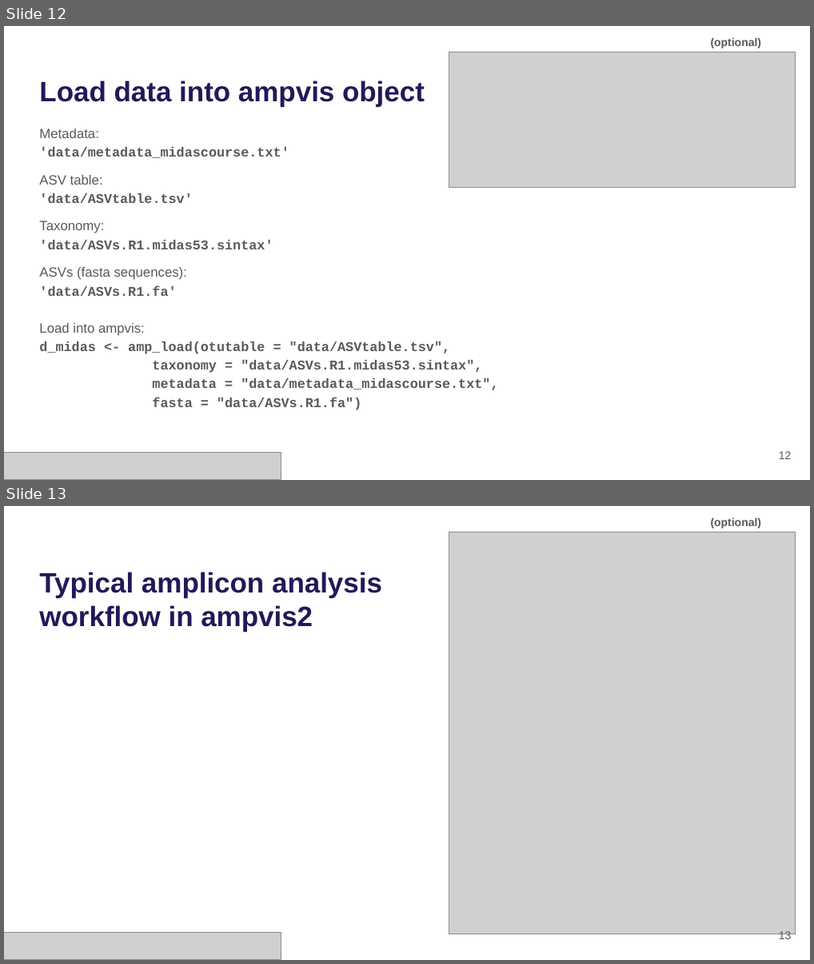
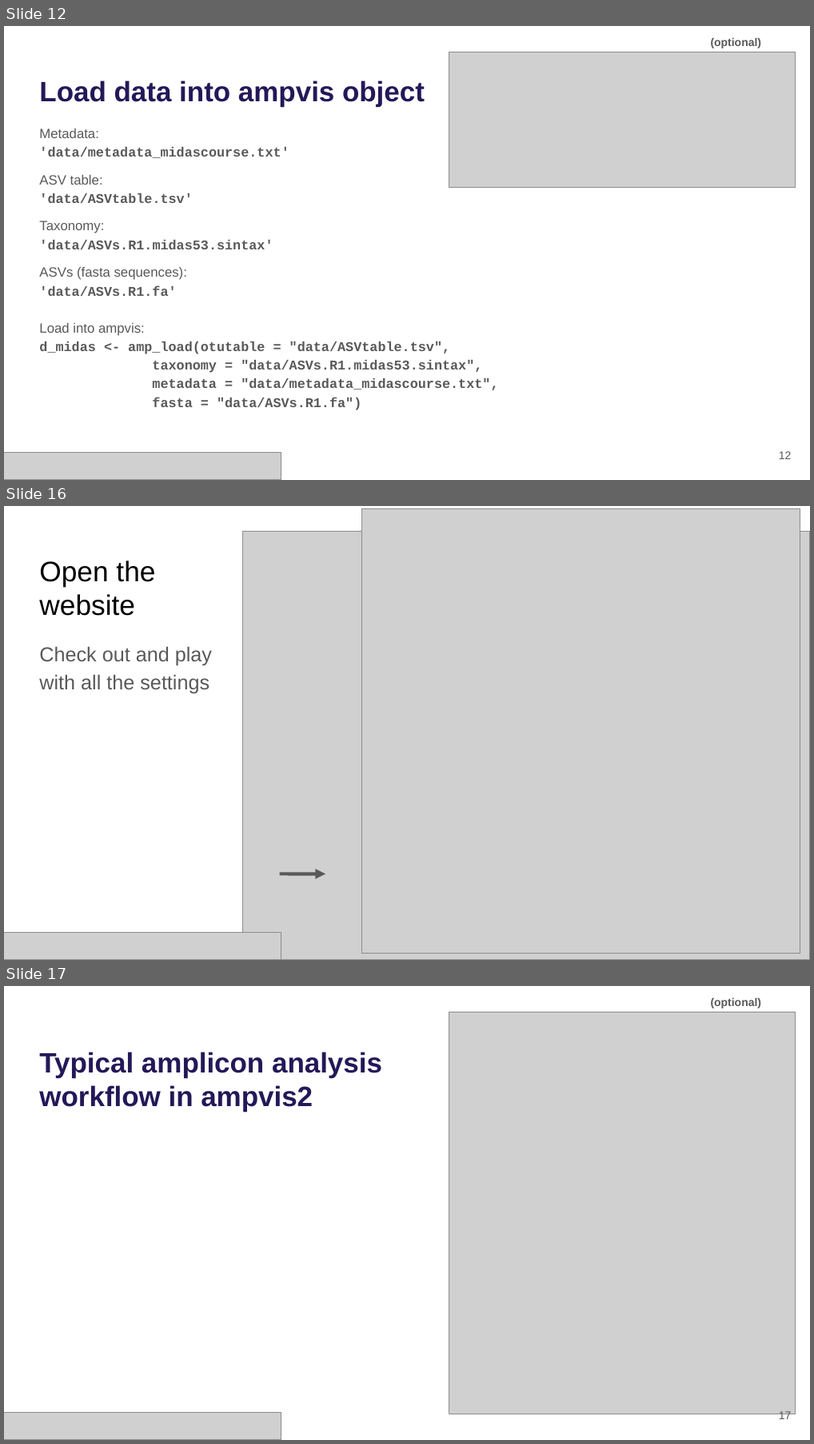
Before and after one commit to mpeces/MiDAS_course_2025, a slide deck: presentations/Hands-on_Setup.pptx. Shown one above the other, each under a label of ours: slides 12 and 13 before the commit, slides 12, 16 and 17 after it; the slides between them are not shown. The pictures are 814x964 and 814x1444 pixels, drawn with LibreOffice and Linux fonts; fonts in the diff are those of the drawing; grey boxes stand for pictures. Boxes give left, top, right and bottom in pixels: in the first picture for what was removed or moved away, otherwise in the second. Text is boxed around its words. In the diff, an @@ line names an element or a change of style, - is before the commit and + after.

```diff
--- a/presentations/Hands-on_Setup.pptx
+++ b/presentations/Hands-on_Setup.pptx
@@ slide 16 added at [4,506,810,960], background #FFFFFF @@
@@ picture added at [362,509,801,953] @@
@@ picture added at [242,531,810,959] @@
@@ title added at [39,560,155,616], 25.2 pt, text #000000 @@
+Open the website
@@ text added at [39,646,212,693], 18 pt, text #595959 @@
+Check out and play with all the settings
@@ arrow added from (280, 874) to (326, 874), #595959 3 pt @@
@@ picture added at [4,932,282,959] @@
@@ what was slide 13 is now slide 17 @@
@@ page number at [779,1410,792,1419]: text changed @@
-13
+17
```
Also in this commit, not shown: 1 slide changed, 3 other slides added.
